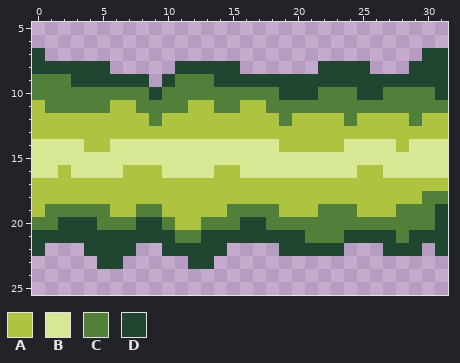
Pixel-art sprite -- res/img/explosion/middle_hor.png. The first picture shows the starting point.
The file is 32x32 pixels. Shown: x 0..31, y 5..25.
Palette (. is transparent): A #aec440  B #d7e894  C #527f39  D #204631
Pixels before, first column x 0:
 7 D.............................DD
 8 DDDDDD.....DDDDD......DDDD...DDD
 9 CCCDDDDDD.DCCCDDDDDDDDDDDDDDDDDD
10 CCCCCCCCCDCCCCCCCCCDDDCCCDDCCCCD
11 ACCCCCAACCCCAACCAACCCCCCCCCCCCCC
12 AAAAAAAAACAAAAAAAAACAAAACAAAACAA
13 AAAAAAAAAAAAAAAAAAAAAAAAAAAAAAAA
14 BBBBAABBBBBBBBBBBBBAAAAABBBBABBB
15 BBBBBBBBBBBBBBBBBBBBBBBBBBBBBBBB
16 BBABBBBAAABBBBAABBBBBBBBBAABBBBB
17 AAAAAAAAAAAAAAAAAAAAAAAAAAAAAAAA
18 AAAAAAAAAAAAAAAAAAAAAAAAAAAAAACC
19 ACCCCCAACCAAAAACCCCAAACCCAAACCCD
20 CCDDDCCCDDCAACCCDDCCCCCCCCCCCCCD
21 DDDDDDDDDDDCCDDDDDDDDCCCDDDDCDDD
22 D...DDDD..DDDDD....DDDDD...DDD.D
23 .....DD.....DD..................
After the commit:
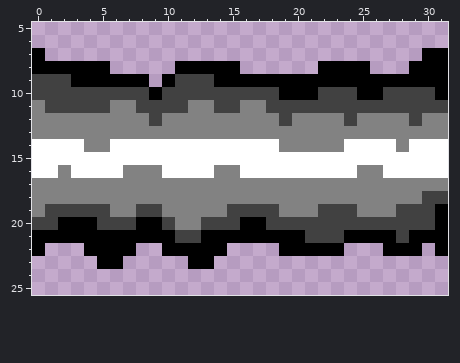
What changed:
colour A: #aec440 -> #828282
colour B: #d7e894 -> #ffffff
colour C: #527f39 -> #414141
colour D: #204631 -> #000000
Changed places in both pictures, as pixel boxes (x1, y1, x2, y2):
changed: (32, 48, 448, 269)
